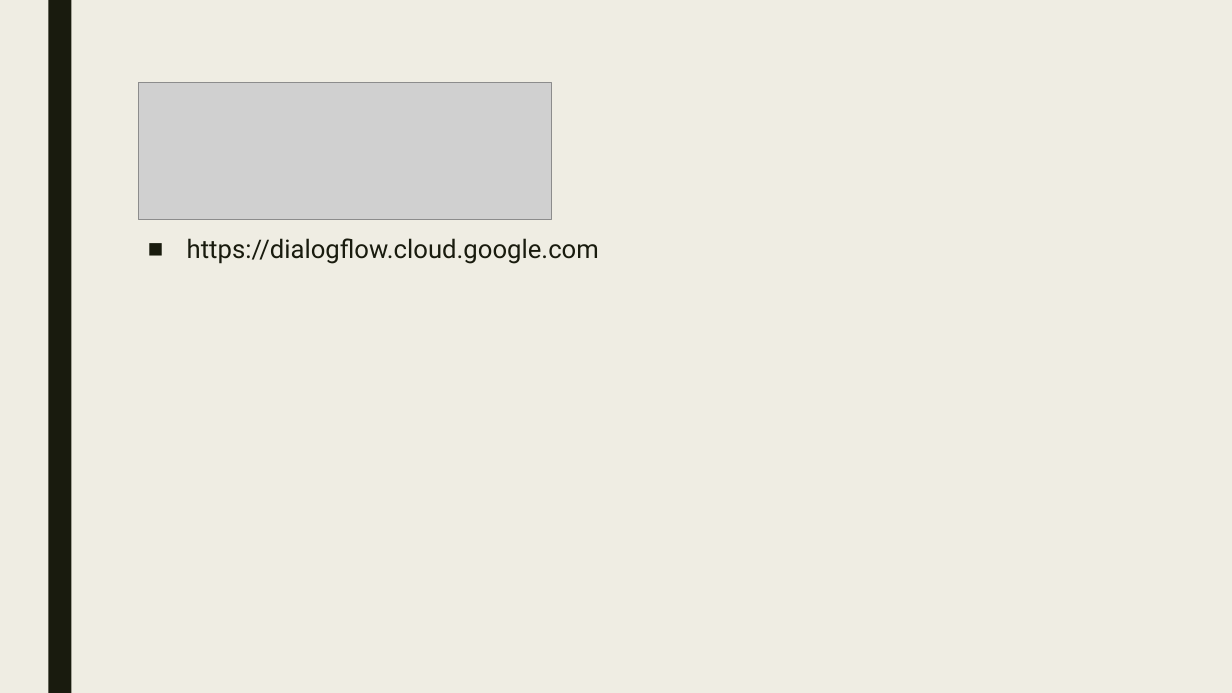
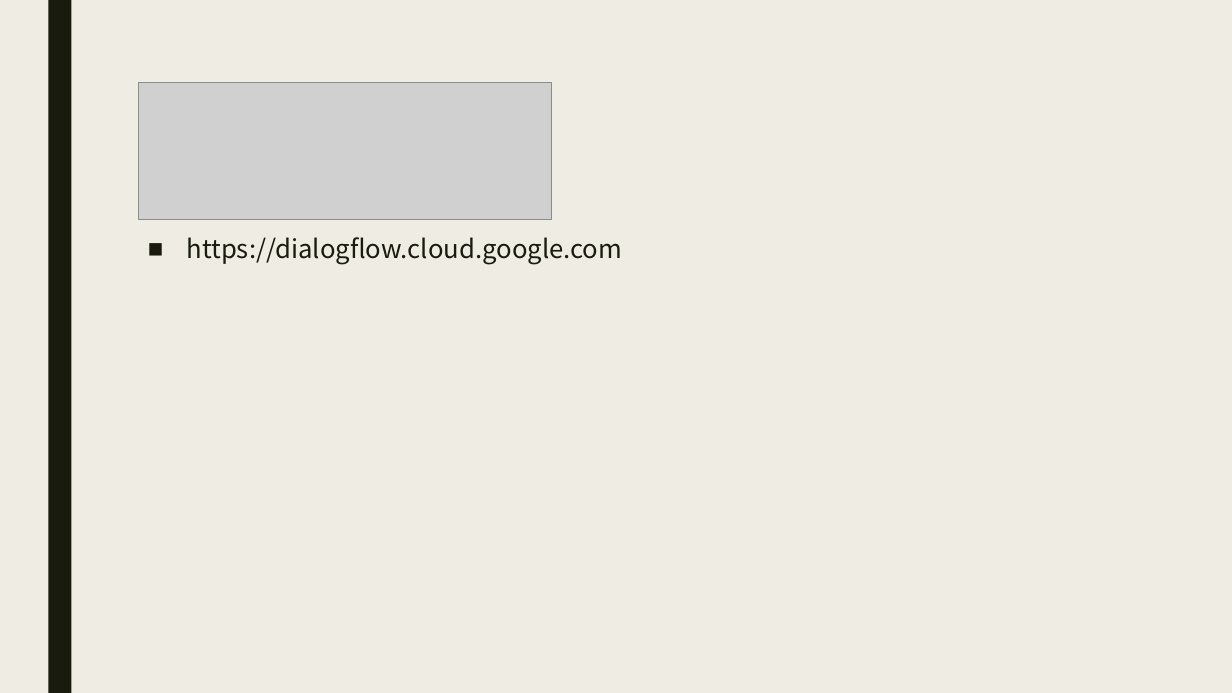
Before and after one commit to johnson7543/Team4-Project, a slide deck: slide 11 of 簡報.pptx. Drawn at 1232x693 pixels with LibreOffice and Linux fonts; fonts in the diff are those of the drawing; grey boxes stand for pictures. Boxes give left, top, right and bottom in pixels: in the first picture for what was removed or moved away, otherwise in the second. Text is boxed around its words. In the diff, an @@ line names an element or a change of style, - is before the commit and + after.

```diff
--- a/簡報.pptx
+++ b/簡報.pptx
@@ text "https://dialogflow.cloud.google.com" at (x1=187, y1=237, x2=623, y2=265): font Roboto to Noto Sans CJK SC @@
```
Also in this commit, not shown: 2 other slides changed.
